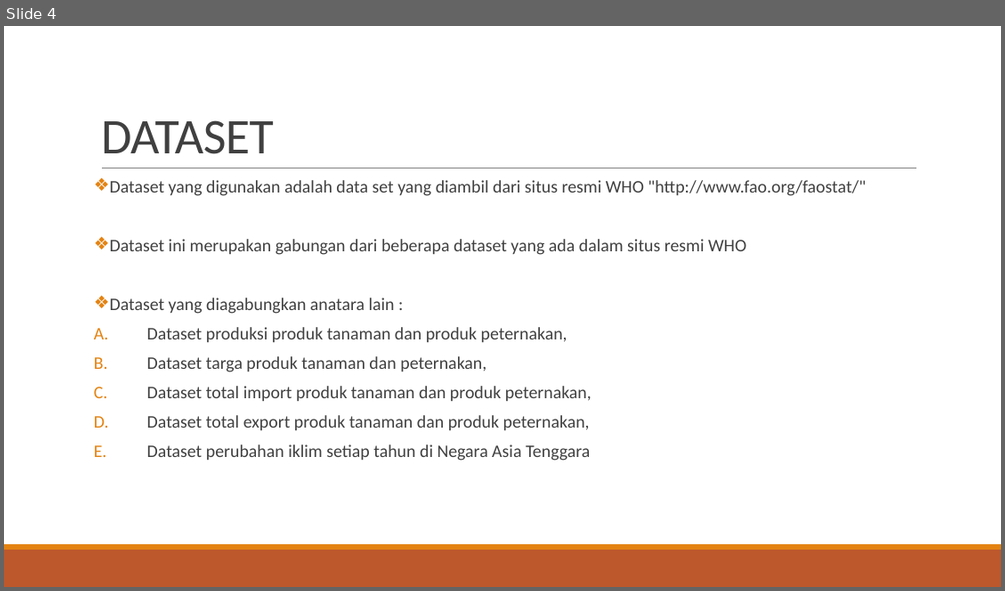
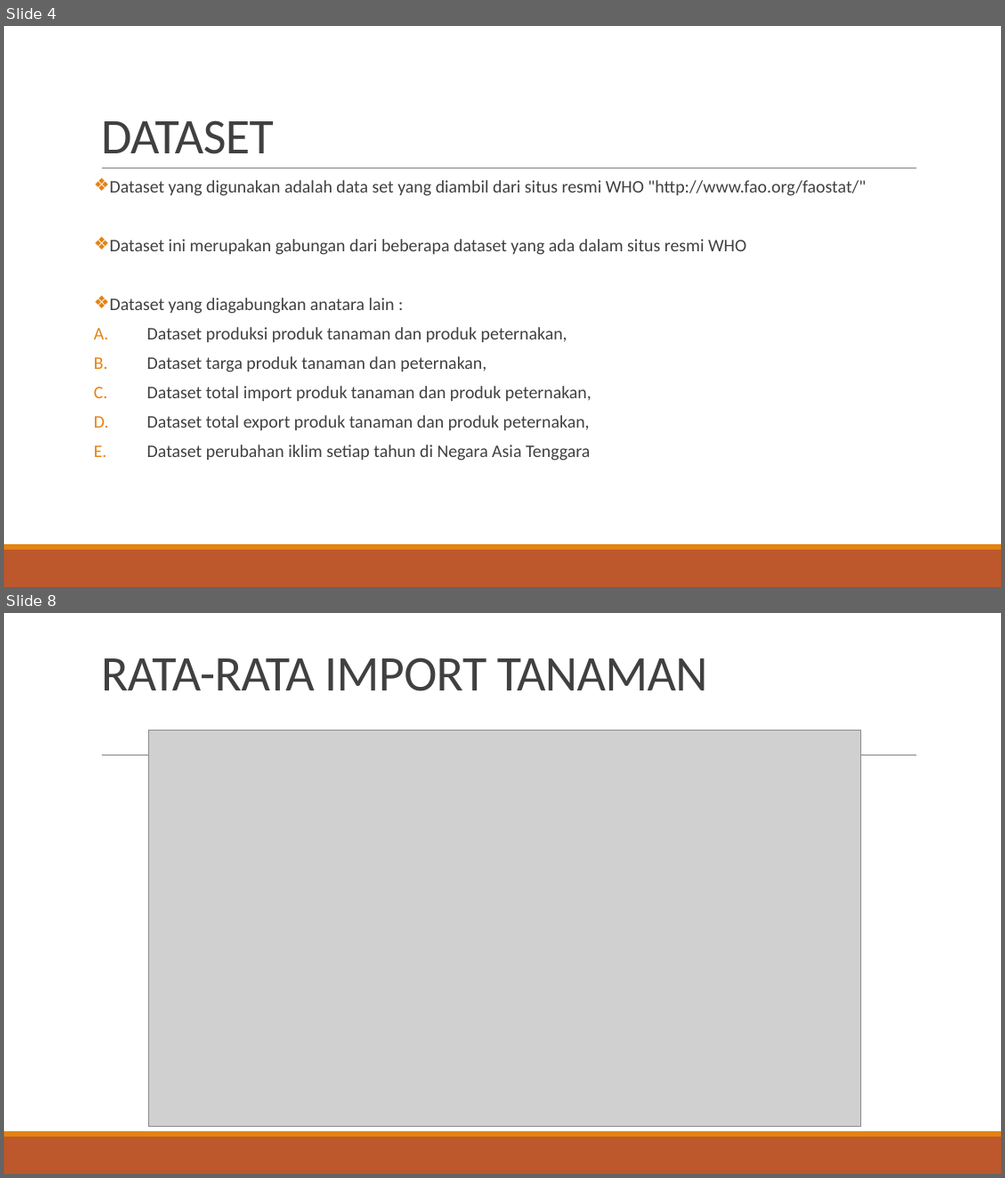
Before and after one commit to DWahyuA/FP_JCDS_DwiWahyuAndrian, a slide deck: FINAL PROJECT.pptm. Shown one above the other, each under a label of ours: slide 4 before the commit, slides 4 and 8 after it; the slides between them are not shown. The pictures are 1005x591 and 1005x1178 pixels, drawn with LibreOffice and Linux fonts; fonts in the diff are those of the drawing; grey boxes stand for pictures. Boxes give left, top, right and bottom in pixels: in the first picture for what was removed or moved away, otherwise in the second. Text is boxed around its words. In the diff, an @@ line names an element or a change of style, - is before the commit and + after.

```diff
--- a/FINAL PROJECT.pptm
+++ b/FINAL PROJECT.pptm
@@ slide 8 added at [4, 613, 1001, 1174], background #FFFFFF; not listed: 3 template elements that a slide beside it also shows @@
@@ title added at [101, 657, 708, 691], 48 pt, text #404040 @@
+RATA-RATA IMPORT TANAMAN
@@ picture added at [149, 730, 862, 1127] @@
```
Also in this commit, not shown: 12 other slides added, 1 slide removed, 33 other files.
